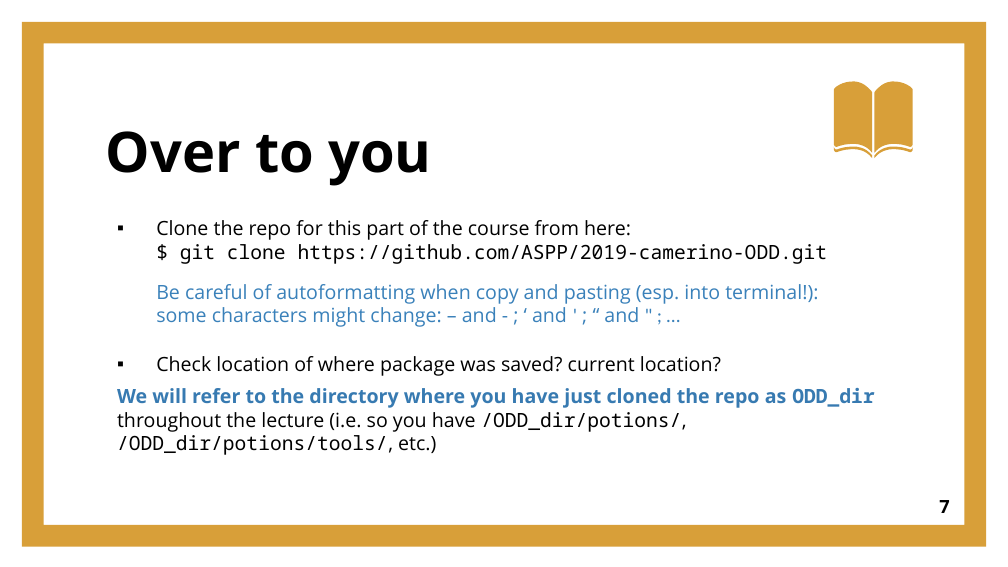
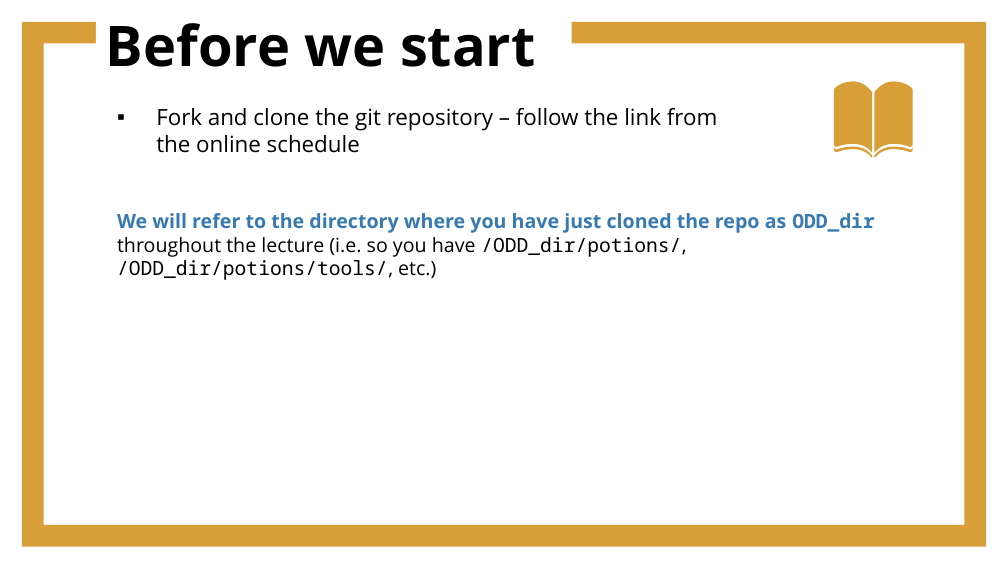
Before and after one commit to joejoeyjoseph/2019-camerino-ODD, a slide deck: slide 1 of materials/ODD_presentation.pptx (slide 7 before the commit). Drawn at 1008x567 pixels with LibreOffice and Linux fonts; fonts in the diff are those of the drawing. Boxes give left, top, right and bottom in pixels: in the first picture for what was removed or moved away, otherwise in the second. Text is boxed around its words. In the diff, an @@ line names an element or a change of style, - is before the commit and + after.

```diff
--- a/materials/ODD_presentation.pptx
+++ b/materials/ODD_presentation.pptx
@@ title added at (106,23,536,67), 40 pt, text #000000, bold @@
+Before we start
@@ text "Fork and clone the git ...": place and size @@
-text "Fork and clone the git ..." at (117,220,874,455)
+text "Fork and clone the git ..." at (117,108,874,280)
@@ text at (156,108,718,153): text changed; size 14 to 16 pt @@
-▪ Clone the repo for this part of the course from here:
-  $ git clone https://github.com/ASPP/2019-camerino-ODD.git
-  Be careful of autoformatting when copy and pasting (esp. into terminal!):
-  some characters might change: – and - ; ‘ and ' ; “ and " ; …
-▪ Check location of where package was saved? current location?
+▪ Fork and clone the git repository – follow the link from
+  the online schedule
@@ title removed at (106,131,432,186) @@
-Over to you
@@ page number removed at (939,500,949,513) @@
-7
```
Also in this commit, not shown: 28 other slides changed, 2 slides added, 3 slides removed, 2 other files.
